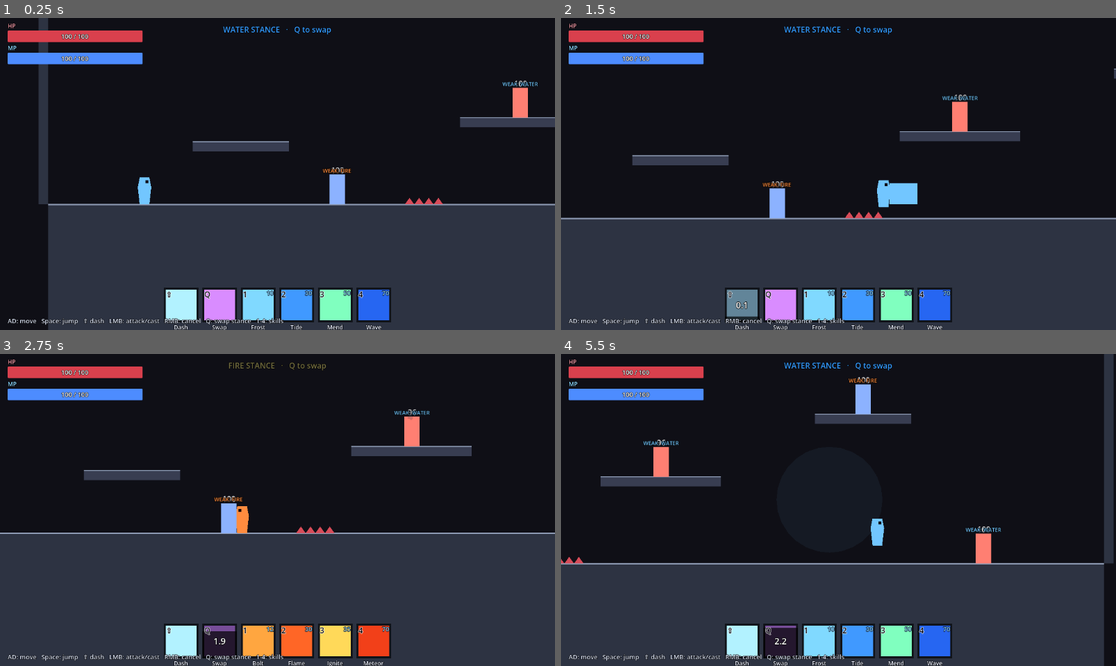
Above: before the commit, frames 1-4 (two rows, left to right).
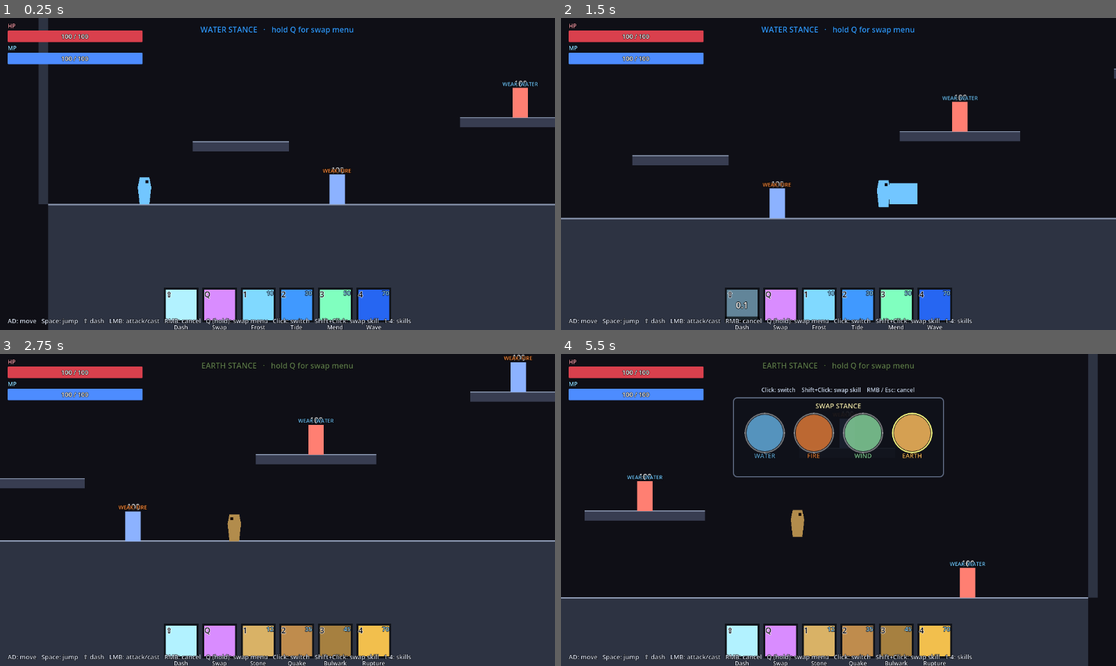
Above: after the commit, the same moments.

Repository: popcaf/achildspiritmechanicedemo
Game: Godot game, scene res://scenes/test_map.tscn
Two runs of this game, one before a commit and one after it. Both use one fixed random seed, a clock stepped at 60 frames per second and the inputs below.
Inputs (mouse positions are in pixels of both pictures, inside the frame that each line leads up to):
- Up to frame 1 (0.25 s): no input
- Up to frame 2 (1.5 s): move the mouse to (960, 158) at 0.52 s; hold D (move_right) from 0.53 s (still down); click (960, 158) at 0.6 s; tap Space (jump) at 0.77, 1.07 s; tap Shift (dash) at 0.8, 1.35 s; move the mouse to (727, 189) at 1.27 s; click (727, 189) at 1.42 s
- Up to frame 3 (2.75 s): tap Space (jump) at 1.52, 1.82, 2.3 s; tap Q (stance_toggle) at 1.55 s; move the mouse to (333, 441) at 2.02 s; release D (move_right) at 2.03 s; hold A (move_left) from 2.03 s (still down); hold Q (stance_toggle) from 2.03 s (still down); click (333, 441) at 2.17 s
- Up to frame 4 (5.5 s): move the mouse to (810, 572) at 2.77 s; release A (move_left) at 2.78 s; release Q (stance_toggle) at 2.78 s; hold D (move_right) 2.78-4.28 s; tap Space (jump) at 2.85, 3.02, 3.32, 3.77, 4.07, 4.52, 4.82, 5.3 s; click (810, 572) at 3.05 s; move the mouse to (1005, 556) at 3.52 s; click (1005, 556) at 3.6 s; tap Shift (dash) at 3.8, 4.35 s; right-click (1005, 556) at 4.15 s; move the mouse to (672, 463) at 4.27 s; hold A (move_left) 4.28-5.03 s; click (672, 463) at 4.42 s; tap Q (stance_toggle) at 4.55 s; tap Escape (ui_cancel) at 4.9 s; move the mouse to (866, 510) at 5.02 s; hold D (move_right) from 5.03 s (still down); hold Q (stance_toggle) from 5.03 s (still down); click (866, 510) at 5.17 s

The runs differ from the first frame. In frame 1, 0.7% of the frame differs, in the area x 36-80%, y 2-99%; in frame 2, 0.7%; in frame 3, 11%; in frame 4, 25%, in the area x 0-100%, y 0-100%.

Commit message:
Version 0.0.1c

Diff:
--- /dev/null
+++ b/scenes/earth_player.tscn
@@ -0,0 +1,33 @@
+[gd_scene load_steps=2 format=3]
+
+[ext_resource type="Script" path="res://scripts/earth_player.gd" id="1"]
+
+[node name="EarthPlayer" type="Node2D"]
+script = ExtResource("1")
+
+[node name="FlipRoot" type="Node2D" parent="."]
+
+[node name="Body" type="Polygon2D" parent="FlipRoot"]
+color = Color(0.7, 0.55, 0.3, 1)
+polygon = PackedVector2Array(-10, -28, 10, -28, 14, -8, 10, 28, -10, 28, -14, -8)
+
+[node name="Eye" type="Polygon2D" parent="FlipRoot"]
+color = Color(0.1, 0.06, 0.03, 1)
+polygon = PackedVector2Array(2, -22, 8, -22, 8, -16, 2, -16)
+
+[node name="ProjectileSpawn" type="Marker2D" parent="FlipRoot"]
+position = Vector2(28, -8)
+
+[node name="AttackArea" type="Area2D" parent="FlipRoot"]
+collision_layer = 0
+collision_mask = 32
+monitoring = false
+monitorable = false
+
+[node name="Shape" type="CollisionPolygon2D" parent="FlipRoot/AttackArea"]
+polygon = PackedVector2Array(12, -22, 70, -22, 70, 22, 12, 22)
+
+[node name="Visual" type="Polygon2D" parent="FlipRoot/AttackArea"]
+visible = false
+color = Color(0.85, 0.7, 0.4, 0.45)
+polygon = PackedVector2Array(12, -22, 70, -22, 70, 22, 12, 22)
--- a/scenes/hud.tscn
+++ b/scenes/hud.tscn
@@ -155,7 +155,7 @@
 offset_top = -28.0
 offset_right = 880.0
 offset_bottom = -8.0
-text = "AD: move   Space: jump   ⇧ dash   LMB: attack/cast   RMB: cancel   Q: swap stance   1-4: skills"
+text = "AD: move   Space: jump   ⇧ dash   LMB: attack/cast   RMB: cancel   Q (hold): swap menu   Click: switch   Shift+Click: swap skill   1-4: skills"
 theme_override_colors/font_color = Color(0.85, 0.88, 0.95, 1)
 theme_override_colors/font_outline_color = Color(0, 0, 0, 1)
 theme_override_constants/outline_size = 3
--- a/scenes/player.tscn
+++ b/scenes/player.tscn
@@ -5,6 +5,8 @@
 [ext_resource type="PackedScene" path="res://scenes/fire_player.tscn" id="3"]
 [ext_resource type="Script" uid="uid://deqe1wwv50mlj" path="res://scripts/aim_reticle.gd" id="4"]
 [ext_resource type="Script" uid="uid://05m3ddqd4b0m" path="res://scripts/swap_aimer.gd" id="5"]
+[ext_resource type="PackedScene" path="res://scenes/wind_player.tscn" id="6"]
+[ext_resource type="PackedScene" path="res://scenes/earth_player.tscn" id="7"]
 
 [sub_resource type="CapsuleShape2D" id="CapsuleShape2D_1"]
 radius = 12.0
@@ -31,6 +33,12 @@
 [node name="FirePlayer" parent="StanceHolder" unique_id=1428131702 instance=ExtResource("3")]
 visible = false
 
+[node name="WindPlayer" parent="StanceHolder" instance=ExtResource("6")]
+visible = false
+
+[node name="EarthPlayer" parent="StanceHolder" instance=ExtResource("7")]
+visible = false
+
 [node name="AimReticle" type="Node2D" parent="." unique_id=675698477]
 visible = false
 top_level = true
@@ -43,5 +51,7 @@
 [node name="Dot" type="Polygon2D" parent="AimReticle" unique_id=1214083788]
 color = Color(1, 0.85, 0.3, 0.95)
 
-[node name="SwapAimer" type="Node2D" parent="." unique_id=1221210175]
+[node name="SwapAimer" type="CanvasLayer" parent="." unique_id=1221210175]
+layer = 5
+visible = false
 script = ExtResource("5")
--- a/scenes/test_map.tscn
+++ b/scenes/test_map.tscn
@@ -93,6 +93,7 @@
 polygon = PackedVector2Array(0, -500, 20, -500, 20, 200, 0, 200)
 
 [node name="Spikes" type="Area2D" parent="." unique_id=863701146]
+visible = false
 position = Vector2(80, 200)
 script = ExtResource("4")
 
--- /dev/null
+++ b/scenes/wind_player.tscn
@@ -0,0 +1,33 @@
+[gd_scene load_steps=2 format=3]
+
+[ext_resource type="Script" path="res://scripts/wind_player.gd" id="1"]
+
+[node name="WindPlayer" type="Node2D"]
+script = ExtResource("1")
+
+[node name="FlipRoot" type="Node2D" parent="."]
+
+[node name="Body" type="Polygon2D" parent="FlipRoot"]
+color = Color(0.6, 0.95, 0.7, 1)
+polygon = PackedVector2Array(-10, -28, 10, -28, 14, -8, 10, 28, -10, 28, -14, -8)
+
+[node name="Eye" type="Polygon2D" parent="FlipRoot"]
+color = Color(0.04, 0.1, 0.05, 1)
+polygon = PackedVector2Array(2, -22, 8, -22, 8, -16, 2, -16)
+
+[node name="ProjectileSpawn" type="Marker2D" parent="FlipRoot"]
+position = Vector2(28, -8)
+
+[node name="AttackArea" type="Area2D" parent="FlipRoot"]
+collision_layer = 0
+collision_mask = 32
+monitoring = false
+monitorable = false
+
+[node name="Shape" type="CollisionPolygon2D" parent="FlipRoot/AttackArea"]
+polygon = PackedVector2Array(12, -22, 70, -22, 70, 22, 12, 22)
+
+[node name="Visual" type="Polygon2D" parent="FlipRoot/AttackArea"]
+visible = false
+color = Color(0.7, 1, 0.8, 0.45)
+polygon = PackedVector2Array(12, -22, 70, -22, 70, 22, 12, 22)
--- a/scripts/dummy.gd
+++ b/scripts/dummy.gd
@@ -2,7 +2,7 @@
 
 const GRAVITY := 1500.0
 const FRICTION := 900.0
-const KNOCKBACK_PER_DAMAGE := 12.0
+const KNOCKBACK_PER_DAMAGE := 20.0
 const KNOCKBACK_LIFT_RATIO := 0.4
 const DAMAGE_NUMBER := preload("res://scenes/damage_number.tscn")
 const Element := preload("res://scripts/element.gd")
--- /dev/null
+++ b/scripts/earth_player.gd
@@ -0,0 +1,6 @@
+extends "res://scripts/stance_player.gd"
+
+
+@warning_ignore("unused_parameter")
+func _on_state_changed(state: String) -> void:
+	pass
--- a/scripts/element.gd
+++ b/scripts/element.gd
@@ -5,3 +5,5 @@
 const NEUTRAL := 0
 const FIRE := 1
 const WATER := 2
+const WIND := 3
+const EARTH := 4
--- a/scripts/hud.gd
+++ b/scripts/hud.gd
@@ -66,7 +66,7 @@
 func _on_stance_changed(stance: int) -> void:
 	var data: Dictionary = player.STANCES[stance]
 	var name_str: String = data.name
-	stance_label.text = "%s STANCE   ·   Q to swap" % name_str.to_upper()
+	stance_label.text = "%s STANCE   ·   hold Q for swap menu" % name_str.to_upper()
 	stance_label.modulate = data.color
 	var skills: Array = data.skills
 	for i in range(slots.size()):
--- a/scripts/player.gd
+++ b/scripts/player.gd
@@ -8,9 +8,12 @@
 const DASH_TIME := 0.18
 const DASH_COOLDOWN := 0.8
 const STANCE_SWAP_COOLDOWN := 2.5
+const STANCE_SWITCH_COOLDOWN := 0.4
 const MANA_PER_HIT := 10
 const STANCE_WATER := 0
 const STANCE_FIRE := 1
+const STANCE_WIND := 2
+const STANCE_EARTH := 3
 
 const SWAP_TRAVEL_DISTANCE := 240.0
 const SWAP_TRAVEL_TIME := 0.16
@@ -44,6 +47,26 @@
 			{"name": "Meteor", "cooldown": 8.0, "mana": 70, "range": 200.0, "color": Color(0.95, 0.25, 0.1, 1.0)},
 		],
 	},
+	{
+		"name": "Wind",
+		"color": Color(0.6, 0.95, 0.7, 1.0),
+		"skills": [
+			{"name": "Gust",    "cooldown": 0.5, "mana": 10, "range": 600.0, "color": Color(0.7, 1.0, 0.8, 1.0)},
+			{"name": "Cyclone", "cooldown": 2.0, "mana": 30, "range": 140.0, "color": Color(0.55, 0.95, 0.85, 1.0)},
+			{"name": "Glide",   "cooldown": 5.0, "mana": 35, "range": 300.0, "color": Color(0.7, 1.0, 0.65, 1.0)},
+			{"name": "Tempest", "cooldown": 8.0, "mana": 70, "range": 220.0, "color": Color(0.4, 0.85, 0.7, 1.0)},
+		],
+	},
+	{
+		"name": "Earth",
+		"color": Color(0.8, 0.6, 0.3, 1.0),
+		"skills": [
+			{"name": "Stone",   "cooldown": 0.6, "mana": 12, "range": 480.0, "color": Color(0.85, 0.7, 0.4, 1.0)},
+			{"name": "Quake",   "cooldown": 2.5, "mana": 35, "range": 160.0, "color": Color(0.75, 0.55, 0.3, 1.0)},
+			{"name": "Bulwark", "cooldown": 6.0, "mana": 45, "range": 0.0,   "color": Color(0.65, 0.5, 0.25, 1.0)},
+			{"name": "Rupture", "cooldown": 8.0, "mana": 70, "range": 220.0, "color": Color(0.95, 0.75, 0.3, 1.0)},
+		],
+	},
 ]
 
 const NEEDLE_SCENE := preload("res://scenes/projectile.tscn")
@@ -71,10 +94,11 @@
 var _swap_phase_active: bool = false
 var stance_swap_cd: float = 0.0
 var current_stance: int = STANCE_WATER
-var skill_cd: Array = [[0.0, 0.0, 0.0, 0.0], [0.0, 0.0, 0.0, 0.0]]
+var skill_cd: Array = []
 var active_stance: StancePlayer
 var pending_skill: int = -1
 var aiming_active: bool = false
+var stance_nodes: Array = []
 
 signal health_changed(current: int, max_value: int)
 signal mana_changed(current: float, max_value: int)
@@ -82,8 +106,10 @@
 
 @onready var water_stance: StancePlayer = $StanceHolder/WaterPlayer
 @onready var fire_stance: StancePlayer = $StanceHolder/FirePlayer
+@onready var wind_stance: StancePlayer = $StanceHolder/WindPlayer
+@onready var earth_stance: StancePlayer = $StanceHolder/EarthPlayer
 @onready var aim_reticle: Node2D = $AimReticle
-@onready var swap_aimer: Node2D = $SwapAimer
+@onready var swap_aimer: Node = $SwapAimer
 @onready var cast_page: Node = get_node_or_null(cast_page_path)
 
 
@@ -91,13 +117,17 @@
 	add_to_group("player")
 	health = max_health
 	mana = float(max_mana)
+	stance_nodes = [water_stance, fire_stance, wind_stance, earth_stance]
+	skill_cd.clear()
+	for _i in range(STANCES.size()):
+		skill_cd.append([0.0, 0.0, 0.0, 0.0])
 	_set_facing(facing)
 	_refresh_active_stance()
 	if aim_reticle:
 		aim_reticle.visible = false
 	if swap_aimer:
-		swap_aimer.radius = SWAP_TRAVEL_DISTANCE
-		swap_aimer.swap_confirmed.connect(_on_swap_confirmed)
+		swap_aimer.configure(STANCES, current_stance)
+		swap_aimer.stance_selected.connect(_on_stance_selected)
 		swap_aimer.swap_cancelled.connect(_on_swap_cancelled)
 	health_changed.emit(health, max_health)
 	mana_changed.emit(mana, max_mana)
@@ -159,7 +189,7 @@
 	if Input.is_action_just_pressed("stance_toggle") and stance_swap_cd <= 0.0 and not swap_aiming:
 		if aiming_active or pending_skill != -1:
 			_cancel_skill()
-		_toggle_stance()
+		_open_swap_hud()
 
 	if Input.is_action_just_pressed("skill_1"):
 		_trigger_skill(0)
@@ -188,21 +218,21 @@
 
 func _set_facing(direction: int) -> void:
 	facing = direction
-	if water_stance:
-		water_stance.set_facing(direction)
-	if fire_stance:
-		fire_stance.set_facing(direction)
+	for sn in stance_nodes:
+		if sn:
+			sn.set_facing(direction)
 
 
 func _refresh_active_stance() -> void:
-	if current_stance == STANCE_WATER:
-		active_stance = water_stance
-		water_stance.activate()
-		fire_stance.deactivate()
-	else:
-		active_stance = fire_stance
-		fire_stance.activate()
-		water_stance.deactivate()
+	for i in range(stance_nodes.size()):
+		var sn: StancePlayer = stance_nodes[i]
+		if sn == null:
+			continue
+		if i == current_stance:
+			active_stance = sn
+			sn.activate()
+		else:
+			sn.deactivate()
 
 
 func _update_animation_state() -> void:
@@ -230,18 +260,6 @@
 	mana -= cost
 	mana_changed.emit(mana, max_mana)
 	pending_skill = slot
-	if cast_page == null:
-		aiming_active = true
-		return
-	cast_page.cast_completed.connect(_on_cast_completed, CONNECT_ONE_SHOT)
-	cast_page.start_cast(data)
-
-
-func _on_cast_completed(success: bool) -> void:
-	if not success:
-		pending_skill = -1
-		aiming_active = false
-		return
 	aiming_active = true
 
 
@@ -268,18 +286,31 @@
 	elif dx < -1.0:
 		_set_facing(-1)
 
-	if current_stance == STANCE_WATER:
-		match slot:
-			0: _spawn_projectile_at(target_pos, 8, Color(0.5, 0.85, 1.0), range_val)
-			1: _swing_at(target_pos, 28, Color(0.4, 0.7, 1.0), range_val)
-			2: _heal(mend_amount)
-			3: _swing_at(target_pos, 50, Color(0.2, 0.5, 1.0), range_val)
-	else:
-		match slot:
-			0: _spawn_projectile_at(target_pos, 12, Color(1.0, 0.6, 0.2), range_val)
-			1: _swing_at(target_pos, 35, Color(1.0, 0.45, 0.2), range_val)
-			2: _aoe_blast_at(_clamp_target(target_pos, range_val), 22, Color(1.0, 0.85, 0.3), 90.0)
-			3: _swing_at(target_pos, 70, Color(1.0, 0.3, 0.1), range_val)
+	match current_stance:
+		STANCE_WATER:
+			match slot:
+				0: _spawn_projectile_at(target_pos, 8, Color(0.5, 0.85, 1.0), range_val)
+				1: _swing_at(target_pos, 28, Color(0.4, 0.7, 1.0), range_val)
+				2: _heal(mend_amount)
+				3: _swing_at(target_pos, 50, Color(0.2, 0.5, 1.0), range_val)
+		STANCE_FIRE:
+			match slot:
+				0: _spawn_projectile_at(target_pos, 12, Color(1.0, 0.6, 0.2), range_val)
+				1: _swing_at(target_pos, 35, Color(1.0, 0.45, 0.2), range_val)
+				2: _aoe_blast_at(_clamp_target(target_pos, range_val), 22, Color(1.0, 0.85, 0.3), 90.0)
+				3: _swing_at(target_pos, 70, Color(1.0, 0.3, 0.1), range_val)
+		STANCE_WIND:
+			match slot:
+				0: _spawn_projectile_at(target_pos, 9, Color(0.7, 1.0, 0.8), range_val)
+				1: _swing_at(target_pos, 26, Color(0.55, 0.95, 0.85), range_val, 90.0)
+				2: _aoe_blast_at(_clamp_target(target_pos, range_val), 18, Color(0.75, 1.0, 0.85), 110.0)
+				3: _swing_at(target_pos, 55, Color(0.4, 0.85, 0.7), range_val, 90.0)
+		STANCE_EARTH:
+			match slot:
+				0: _spawn_projectile_at(target_pos, 11, Color(0.85, 0.7, 0.4), range_val)
+				1: _aoe_blast_at(global_position, 24, Color(0.75, 0.55, 0.3), 120.0)
+				2: _heal(int(float(mend_amount) * 0.6))
+				3: _swing_at(target_pos, 65, Color(0.95, 0.75, 0.3), range_val, 80.0)
 
 
 func _get_skill_data(slot: int) -> Dictionary:
@@ -394,7 +425,12 @@
 
 
 func _stance_element() -> int:
-	return Element.WATER if current_stance == STANCE_WATER else Element.FIRE
+	match current_stance:
+		STANCE_WATER: return Element.WATER
+		STANCE_FIRE:  return Element.FIRE
+		STANCE_WIND:  return Element.WIND
+		STANCE_EARTH: return Element.EARTH
+		_: return Element.NEUTRAL
 
 
 func _do_dash() -> void:
@@ -427,52 +463,58 @@
 	health_changed.emit(health, max_health)
 
 
-func _toggle_stance() -> void:
+func _open_swap_hud() -> void:
 	if swap_aiming:
 		return
 	swap_aiming = true
 	if swap_aimer:
-		swap_aimer.radius = SWAP_TRAVEL_DISTANCE
+		swap_aimer.configure(STANCES, current_stance)
 		swap_aimer.start_aiming()
 	get_tree().paused = true
 
 
-func _on_swap_confirmed(target_pos: Vector2) -> void:
+func _close_swap_hud() -> void:
+	if not swap_aiming:
+		return
 	swap_aiming = false
 	if swap_aimer:
 		swap_aimer.stop_aiming()
 	get_tree().paused = false
-	_execute_swap(target_pos)
+
+
+func _on_stance_selected(stance_idx: int, use_skill: bool) -> void:
+	_close_swap_hud()
+	if stance_idx == current_stance and not use_skill:
+		return
+	if use_skill:
+		_execute_swap_skill(stance_idx)
+	else:
+		_switch_stance(stance_idx)
 
 
 func _on_swap_cancelled() -> void:
-	swap_aiming = false
-	if swap_aimer:
-		swap_aimer.stop_aiming()
-	get_tree().paused = false
-
-
-func _execute_swap(target_pos: Vector2) -> void:
-	var dir: Vector2 = target_pos - global_position
-	var dist: float = dir.length()
-	if dist > SWAP_TRAVEL_DISTANCE:
-		dist = SWAP_TRAVEL_DISTANCE
+	_close_swap_hud()
+
+
+func _switch_stance(stance_idx: int) -> void:
+	if stance_idx == current_stance:
+		return
+	stance_swap_cd = STANCE_SWITCH_COOLDOWN
+	current_stance = stance_idx
+	_refresh_active_stance()
+	stance_changed.emit(current_stance)
+
+
+func _execute_swap_skill(target_stance: int) -> void:
 	var travel_dir: Vector2 = Vector2(float(facing), 0.0)
-	if dir.length_squared() > 1.0:
-		travel_dir = dir.normalized()
-
-	if travel_dir.x > 0.1:
-		_set_facing(1)
-	elif travel_dir.x < -0.1:
-		_set_facing(-1)
+	var dist: float = SWAP_TRAVEL_DISTANCE
 
 	swap_velocity = travel_dir * (dist / SWAP_TRAVEL_TIME)
 	swap_time_left = SWAP_TRAVEL_TIME
 	stance_swap_cd = STANCE_SWAP_COOLDOWN
 	_begin_swap_phase()
-	# Flip the stance FIRST so both swap effects deal damage in the new element
-	# (the one the player is swapping into), and pick up the matching color.
-	current_stance = STANCE_FIRE if current_stance == STANCE_WATER else STANCE_WATER
+	# Flip stance FIRST so both swap effects use the destination element/color.
+	current_stance = target_stance
 	_refresh_active_stance()
 	stance_changed.emit(current_stance)
 	_do_swap_attack(travel_dir, dist)
@@ -480,7 +522,7 @@
 
 
 func _do_swap_attack(travel_dir: Vector2, length: float) -> void:
-	# Stance has already been flipped by _execute_swap, so this reads the NEW
+	# Stance has already been flipped by _execute_swap_skill, so this reads the NEW
 	# element/color — the one the player is swapping INTO.
 	var elem := _stance_element()
 	var color := _stance_color()
--- a/scripts/swap_aimer.gd
+++ b/scripts/swap_aimer.gd
@@ -1,22 +1,108 @@
-extends Node2D
-
-signal swap_confirmed(target_pos: Vector2)
+extends CanvasLayer
+
+signal stance_selected(stance_idx: int, use_skill: bool)
 signal swap_cancelled
 
-@export var radius: float = 240.0
-
+const ICON_RADIUS := 38.0
+const ICON_SPACING := 18.0
+const PANEL_PADDING := 24.0
+const PANEL_TOP_MARGIN := 90.0
+
+var _stances: Array = []
+var _current_stance: int = 0
 var _active: bool = false
 
+var _root: Control
+var _panel: Panel
+var _row: HBoxContainer
+var _title: Label
+var _hint: Label
+
 
 func _ready() -> void:
+	process_mode = Node.PROCESS_MODE_WHEN_PAUSED
+	_build_ui()
 	visible = false
-	process_mode = Node.PROCESS_MODE_WHEN_PAUSED
+
+
+func _build_ui() -> void:
+	_root = Control.new()
+	_root.anchor_right = 1.0
+	_root.anchor_bottom = 1.0
+	_root.mouse_filter = Control.MOUSE_FILTER_IGNORE
+	add_child(_root)
+
+	_panel = Panel.new()
+	_panel.anchor_left = 0.5
+	_panel.anchor_right = 0.5
+	_panel.anchor_top = 0.0
+	_panel.offset_top = PANEL_TOP_MARGIN
+	_panel.offset_bottom = PANEL_TOP_MARGIN + ICON_RADIUS * 2.0 + 90.0
+	_panel.mouse_filter = Control.MOUSE_FILTER_STOP
+	var pstyle := StyleBoxFlat.new()
+	pstyle.bg_color = Color(0.06, 0.07, 0.1, 0.92)
+	pstyle.border_color = Color(0.4, 0.45, 0.55, 1.0)
+	pstyle.set_border_width_all(2)
+	pstyle.set_corner_radius_all(8)
+	pstyle.content_margin_left = PANEL_PADDING
+	pstyle.content_margin_right = PANEL_PADDING
+	pstyle.content_margin_top = 14.0
+	pstyle.content_margin_bottom = 14.0
+	_panel.add_theme_stylebox_override("panel", pstyle)
+	_root.add_child(_panel)
+
+	_title = Label.new()
+	_title.text = "SWAP STANCE"
+	_title.horizontal_alignment = HORIZONTAL_ALIGNMENT_CENTER
+	_title.anchor_left = 0.0
+	_title.anchor_right = 1.0
+	_title.offset_top = 8.0
+	_title.offset_bottom = 30.0
+	_title.add_theme_color_override("font_color", Color(0.95, 0.92, 0.7, 1))
+	_title.add_theme_color_override("font_outline_color", Color(0, 0, 0, 1))
+	_title.add_theme_constant_override("outline_size", 3)
+	_title.add_theme_font_size_override("font_size", 14)
+	_title.mouse_filter = Control.MOUSE_FILTER_IGNORE
+	_panel.add_child(_title)
+
+	_row = HBoxContainer.new()
+	_row.anchor_left = 0.0
+	_row.anchor_right = 1.0
+	_row.anchor_top = 0.0
+	_row.offset_top = 32.0
+	_row.offset_bottom = 32.0 + ICON_RADIUS * 2.0 + 26.0
+	_row.add_theme_constant_override("separation", int(ICON_SPACING))
+	_row.alignment = BoxContainer.ALIGNMENT_CENTER
+	_row.mouse_filter = Control.MOUSE_FILTER_PASS
+	_panel.add_child(_row)
+
+	_hint = Label.new()
+	_hint.text = "Click: switch    Shift+Click: swap skill    RMB / Esc: cancel"
+	_hint.horizontal_alignment = HORIZONTAL_ALIGNMENT_CENTER
+	_hint.anchor_left = 0.0
+	_hint.anchor_right = 1.0
+	_hint.anchor_bottom = 1.0
+	_hint.offset_top = -24.0
+	_hint.offset_bottom = -6.0
+	_hint.add_theme_color_override("font_color", Color(0.8, 0.85, 0.95, 1))
+	_hint.add_theme_color_override("font_outline_color", Color(0, 0, 0, 1))
+	_hint.add_theme_constant_override("outline_size", 3)
+	_hint.add_theme_font_size_override("font_size", 12)
+	_hint.mouse_filter = Control.MOUSE_FILTER_IGNORE
+	_panel.add_child(_hint)
+
+
+func configure(stances: Array, current_stance: int) -> void:
+	_stances = stances
+	_current_stance = current_stance
+	_rebuild_icons()
+	_resize_panel()
 
 
 func start_aiming() -> void:
 	visible = true
 	_active = true
-	queue_redraw()
+	_refresh_highlight()
 
 
 func stop_aiming() -> void:
@@ -24,38 +110,122 @@
 	_active = false
 
 
-func _process(_delta: float) -> void:
+func set_current_stance(stance_idx: int) -> void:
+	_current_stance = stance_idx
 	if _active:
-		queue_redraw()
-
-
-func _draw() -> void:
+		_refresh_highlight()
+
+
+func _resize_panel() -> void:
+	var icon_w: float = ICON_RADIUS * 2.0 + 8.0
+	var n: int = maxi(1, _stances.size())
+	var width: float = float(n) * icon_w + float(n - 1) * ICON_SPACING + PANEL_PADDING * 2.0
+	width = maxf(width, 360.0)
+	_panel.offset_left = -width / 2.0
+	_panel.offset_right = width / 2.0
+
+
+func _rebuild_icons() -> void:
+	for c in _row.get_children():
+		c.queue_free()
+	for i in range(_stances.size()):
+		var data: Dictionary = _stances[i]
+		_row.add_child(_make_icon(i, data))
+
+
+func _make_icon(idx: int, data: Dictionary) -> Control:
+	var btn := Button.new()
+	btn.custom_minimum_size = Vector2(ICON_RADIUS * 2.0 + 8.0, ICON_RADIUS * 2.0 + 26.0)
+	btn.flat = true
+	btn.focus_mode = Control.FOCUS_NONE
+	btn.mouse_default_cursor_shape = Control.CURSOR_POINTING_HAND
+	btn.set_meta("stance_idx", idx)
+	btn.pressed.connect(_on_icon_pressed.bind(idx))
+
+	var color: Color = data.get("color", Color.WHITE)
+
+	var disc := Panel.new()
+	var disc_style := StyleBoxFlat.new()
+	disc_style.bg_color = Color(color.r, color.g, color.b, 0.9)
+	disc_style.set_corner_radius_all(int(ICON_RADIUS))
+	disc.add_theme_stylebox_override("panel", disc_style)
+	disc.anchor_left = 0.5
+	disc.anchor_right = 0.5
+	disc.offset_left = -ICON_RADIUS
+	disc.offset_right = ICON_RADIUS
+	disc.offset_top = 4.0
+	disc.offset_bottom = ICON_RADIUS * 2.0 + 4.0
+	disc.mouse_filter = Control.MOUSE_FILTER_IGNORE
+	btn.add_child(disc)
+
+	var ring := Panel.new()
+	var ring_style := StyleBoxFlat.new()
+	ring_style.bg_color = Color(0, 0, 0, 0)
+	ring_style.border_color = Color(1, 1, 1, 0.6)
+	ring_style.set_border_width_all(3)
+	ring_style.set_corner_radius_all(int(ICON_RADIUS) + 4)
+	ring.add_theme_stylebox_override("panel", ring_style)
+	ring.anchor_left = 0.5
+	ring.anchor_right = 0.5
+	ring.offset_left = -ICON_RADIUS - 4.0
+	ring.offset_right = ICON_RADIUS + 4.0
+	ring.offset_top = 0.0
+	ring.offset_bottom = ICON_RADIUS * 2.0 + 8.0
+	ring.mouse_filter = Control.MOUSE_FILTER_IGNORE
+	ring.name = "Ring"
+	btn.add_child(ring)
+
+	var label := Label.new()
+	label.text = String(data.get("name", "?")).to_upper()
+	label.horizontal_alignment = HORIZONTAL_ALIGNMENT_CENTER
+	label.anchor_left = 0.0
+	label.anchor_right = 1.0
+	label.anchor_top = 1.0
+	label.anchor_bottom = 1.0
+	label.offset_top = -22.0
+	label.offset_bottom = 0.0
+	label.add_theme_color_override("font_color", color)
+	label.add_theme_color_override("font_outline_color", Color(0, 0, 0, 1))
+	label.add_theme_constant_override("outline_size", 3)
+	label.add_theme_font_size_override("font_size", 13)
+	label.mouse_filter = Control.MOUSE_FILTER_IGNORE
+	btn.add_child(label)
+
+	return btn
+
+
+func _refresh_highlight() -> void:
+	for child in _row.get_children():
+		var idx: int = int(child.get_meta("stance_idx", -1))
+		var ring: Panel = child.get_node_or_null("Ring")
+		if ring == null:
+			continue
+		var style: StyleBoxFlat = ring.get_theme_stylebox("panel")
+		if style == null:
+			continue
+		if idx == _current_stance:
+			style.border_color = Color(1.0, 0.95, 0.45, 1.0)
+			child.modulate = Color(1.15, 1.15, 1.15, 1.0)
+		else:
+			style.border_color = Color(1, 1, 1, 0.55)
+			child.modulate = Color(0.85, 0.85, 0.85, 0.95)
+
+
+func _on_icon_pressed(idx: int) -> void:
 	if not _active:
 		return
-	# Range disc + outline anchored at the player.
-	draw_circle(Vector2.ZERO, radius, Color(1.0, 0.85, 0.3, 0.08))
-	draw_arc(Vector2.ZERO, radius, 0.0, TAU, 64, Color(1.0, 0.85, 0.3, 0.7), 2.0, true)
-
-	var mouse: Vector2 = get_local_mouse_position()
-	var target: Vector2 = mouse
-	if target.length() > radius:
-		target = target.normalized() * radius
-
-	# Line from player to clamped target + target marker.
-	draw_line(Vector2.ZERO, target, Color(1.0, 0.85, 0.3, 0.85), 2.5)
-	draw_arc(target, 14.0, 0.0, TAU, 24, Color(1.0, 0.85, 0.3, 0.95), 3.0, true)
-	draw_circle(target, 4.0, Color(1.0, 0.85, 0.3, 1.0))
+	var use_skill: bool = Input.is_key_pressed(KEY_SHIFT)
+	stance_selected.emit(idx, use_skill)
 
 
 func _input(event: InputEvent) -> void:
 	if not _active:
 		return
-	if event is InputEventMouseButton and event.pressed and event.button_index == MOUSE_BUTTON_LEFT:
-		var mouse: Vector2 = get_local_mouse_position()
-		var target: Vector2 = mouse
-		if target.length() > radius:
-			target = target.normalized() * radius
-		swap_confirmed.emit(global_position + target)
-		return
-	if event.is_action_pressed("cancel_skill") or event.is_action_pressed("ui_cancel") or event.is_action_pressed("stance_toggle"):
+	if event.is_action_pressed("cancel_skill") or event.is_action_pressed("ui_cancel"):
 		swap_cancelled.emit()
+		return
+	if event.is_action_released("stance_toggle"):
+		swap_cancelled.emit()
+		return
+	if event is InputEventMouseButton and event.pressed and event.button_index == MOUSE_BUTTON_RIGHT:
+		swap_cancelled.emit()
--- /dev/null
+++ b/scripts/wind_player.gd
@@ -0,0 +1,6 @@
+extends "res://scripts/stance_player.gd"
+
+
+@warning_ignore("unused_parameter")
+func _on_state_changed(state: String) -> void:
+	pass
Not shown, added: export_presets.cfg
Not shown: 1 places in scenes/test_map.tscn that only renumber resources
Not shown, added: scripts/earth_player.gd.uid
Not shown, added: scripts/wind_player.gd.uid
Not shown, added: export-game/Combat_Demo.console.exe
Not shown, added: export-game/Combat_Demo.exe
Not shown, added: export-game/Combat_Demo.pck
